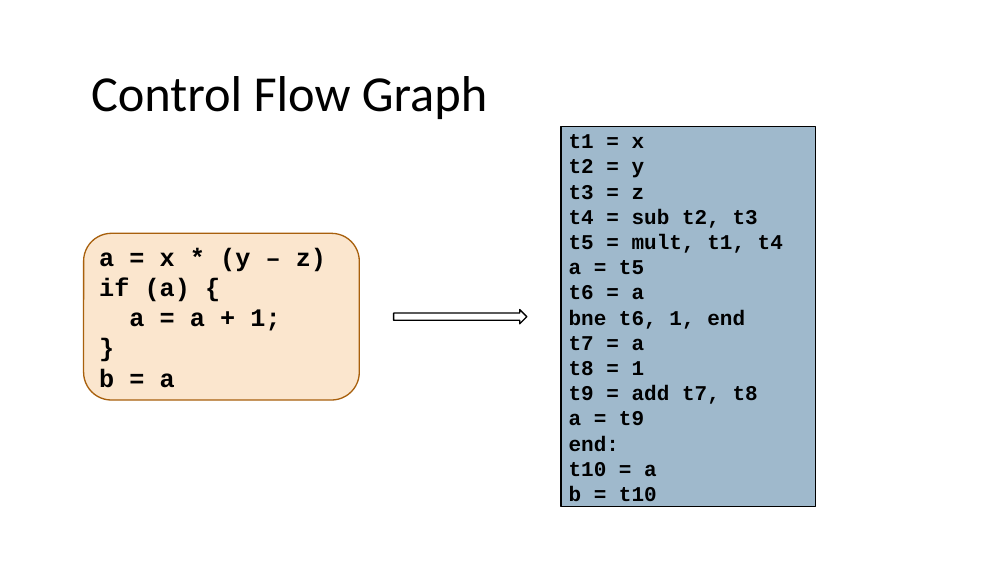
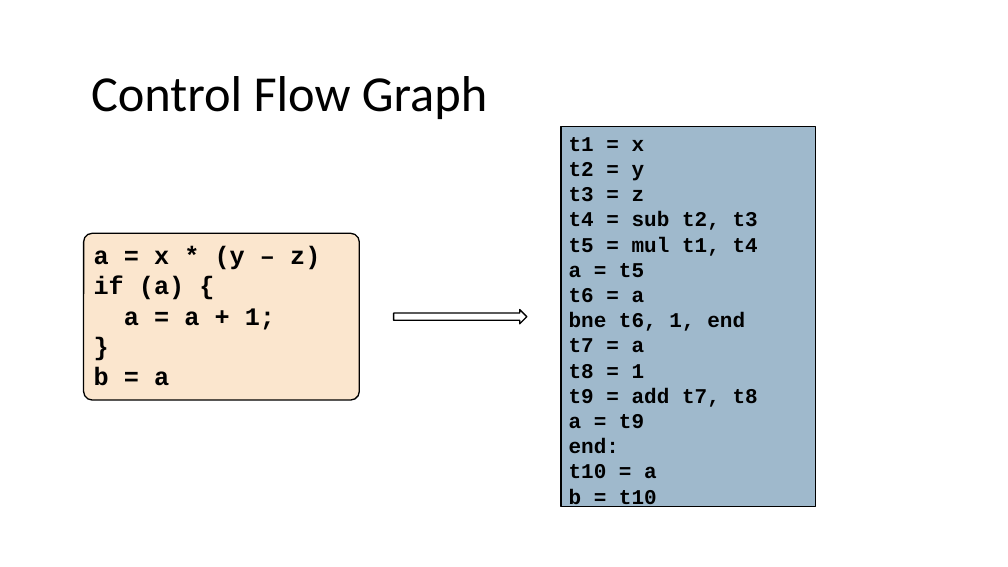
Before and after one commit to nivshani/compilation, a slide deck: slide 6 of slides/register_allocation.pptx (slide 5 before the commit). Drawn at 1008x567 pixels with LibreOffice and Linux fonts; fonts in the diff are those of the drawing. Boxes give left, top, right and bottom in pixels: in the first picture for what was removed or moved away, otherwise in the second. Text is boxed around its words. In the diff, an @@ line names an element or a change of style, - is before the commit and + after.

```diff
--- a/slides/register_allocation.pptx
+++ b/slides/register_allocation.pptx
@@ rectangle "t1 = x" at box(561, 126, 816, 507): vertical alignment middle to top @@
@@ rounded rectangle "a = x * (y ..." at box(84, 234, 360, 401): vertical alignment middle to top; outline #A9610D 1.25 pt to #000000 1.25 pt; proportions changed @@
@@ text in rectangle at box(569, 237, 758, 256): text changed @@
-t5 = mult, t1, t4
+t5 = mul t1, t4
```
Also in this commit, not shown: 37 other slides changed, 7 slides added, 3 slides removed, 1 other file.
